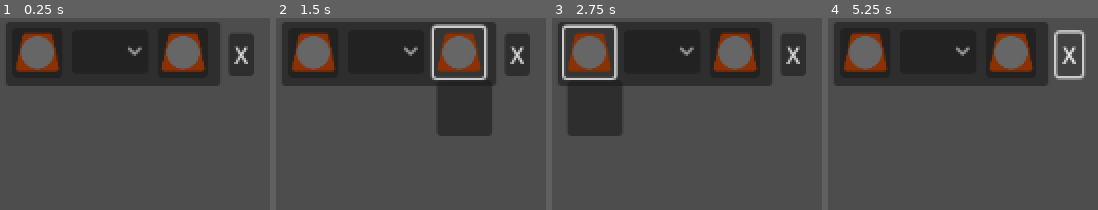
Above: before the commit, frames 1-4 (left to right).
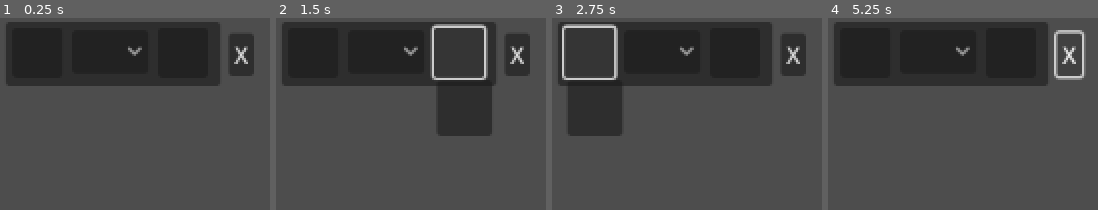
Above: after the commit, the same moments.

Repository: Carth501/The-Big-Grid
Game: Godot game, scene res://scenes/ConditionBar.tscn
Same seed, same stepped clock (60 frames per second), same inputs: the game is played once before the commit and once after it. This scene is started directly instead of the project's main scene.
Inputs (mouse positions are in pixels of both pictures, inside the frame that each line leads up to):
- Up to frame 1 (0.25 s): no input
- Up to frame 2 (1.5 s): click (313, 52) at 0.5 s; click (459, 52) at 1.25 s
- Up to frame 3 (2.75 s): click (589, 52) at 2 s
- Up to frame 4 (5.25 s): click (1011, 52) at 2.75 s; click (865, 52) at 3.5 s; click (1011, 52) at 4.25 s; click "X" at 5 s

The runs differ from the first frame. In frame 1, 5.7% of the frame differs, in the area x 5-77%, y 7-29%; in frame 2, 5.7%; in frame 3, 5.7%; in frame 4, 5.7%.
Error in both runs: Trying to assign value of type 'Nil' to a variable of type 'int'. (res://scripts/singletons/SettingsDataContainer.gd:62)

Commit message:
implement path for supply without a sprite

Diff:
--- a/data/action_names_en.json
+++ b/data/action_names_en.json
@@ -14,4 +14,5 @@
 	"refine_bauxite": {"name": "Refine Aluminum"},
 	"refine_gold": {"name": "Refine Gold"},
 	"trade_A_and_B_for_C": {"name": "Trade %s and %s for %s", "supplies": ["A", "B", "C"]},
+	"test_supply_without_icon": {"name": "Test without Icon", "supplies": []}
 }
--- a/data/actions.json
+++ b/data/actions.json
@@ -257,5 +257,12 @@
 			}
 		},
 		"audio": "crafting"
+	},
+	"test_supply_without_icon": {
+		"changes":{
+			"empty_icon_test":{
+				"deltas": [0]
+			},
+		}
 	}
 }
--- a/data/supply_definitions.json
+++ b/data/supply_definitions.json
@@ -145,5 +145,16 @@
 			}
 		},
 		"icon_path": "res://textures/Supply_Icons/Gold Ingot.svg"
+	},
+	"empty_icon_test": {
+		"default_max": 7,
+		"max_increase_increment": 2,
+		"max_increase_base_cost": {
+			"iron_ingot": {
+				"deltas": [
+					-2
+				]
+			}
+		}
 	}
 }
--- a/data/supply_names_en.json
+++ b/data/supply_names_en.json
@@ -15,4 +15,5 @@
 	"copper_ingot": "Copper Ingot",
 	"aluminum_ingot": "Aluminum Ingot",
 	"gold_ingot": "Gold Ingot",
+	"empty_icon_test": "Empty Icon Test"
 }
--- a/scenes/display/SupplyIconDisplay.tscn
+++ b/scenes/display/SupplyIconDisplay.tscn
@@ -1,7 +1,6 @@
-[gd_scene load_steps=3 format=3 uid="uid://b7qkoq5nu3bew"]
+[gd_scene load_steps=2 format=3 uid="uid://b7qkoq5nu3bew"]
 
 [ext_resource type="Script" path="res://scripts/display/SupplyIconDisplay.gd" id="1_8gr0y"]
-[ext_resource type="Texture2D" uid="uid://cu7psdpr28cow" path="res://textures/Supply_Icons/Magnitite.svg" id="2_e4cc6"]
 
 [node name="SupplyIconDisplay" type="Control" node_paths=PackedStringArray("texture_rect", "panel_container", "label")]
 layout_mode = 3
@@ -24,7 +23,6 @@
 [node name="TextureRect" type="TextureRect" parent="MarginContainer"]
 custom_minimum_size = Vector2(32, 32)
 layout_mode = 2
-texture = ExtResource("2_e4cc6")
 expand_mode = 4
 
 [node name="PanelContainer" type="PanelContainer" parent="MarginContainer/TextureRect"]
--- a/scripts/display/SupplyDisplay.gd
+++ b/scripts/display/SupplyDisplay.gd
@@ -37,7 +37,8 @@
 		supply_warning.add_text(warning_text)
 
 func set_icon_display():
-	supply_icon_display.set_image_by_path(supply.supply_icon_path)
+	if(supply.supply_icon_path != null && supply.supply_icon_path != ""):
+		supply_icon_display.set_image_by_path(supply.supply_icon_path)
 	supply_icon_display.set_supply_name(supply.get_translation())
 
 func set_value_display(value : float):
